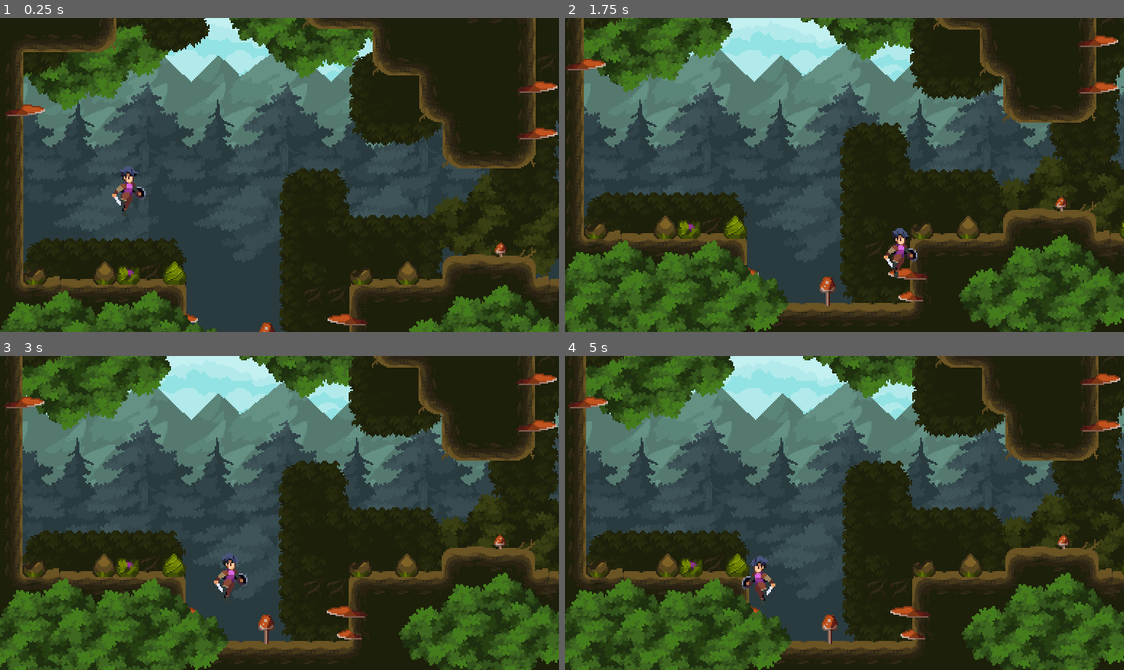
Above: before the commit, frames 1-4 (two rows, left to right).
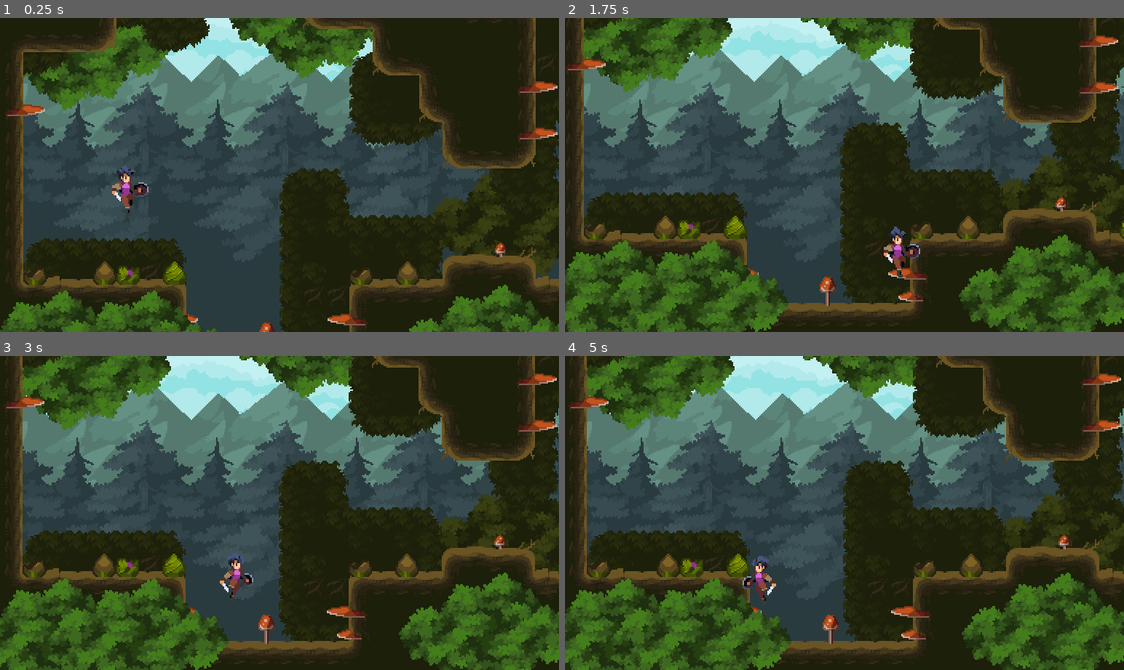
Above: after the commit, the same moments.

Repository: lan-he/brave-road-godot
Game: Godot game, scene res://word.tscn
Two runs of this game, one before a commit and one after it. Both use one fixed random seed, a clock stepped at 60 frames per second and the inputs below.
Inputs:
- Up to frame 1 (0.25 s): no input
- Up to frame 2 (1.75 s): hold K (jump) 0.53-1.28 s; hold D (move_right) from 0.53 s (still down); tap K (jump) at 1.35, 1.52 s
- Up to frame 3 (3 s): tap K (jump) at 1.82, 2.85 s; release D (move_right) at 2.03 s; hold A (move_left) 2.03-2.78 s; hold K (jump) 2.03-2.78 s; hold D (move_right) from 2.78 s (still down)
- Up to frame 4 (5 s): tap K (jump) at 3.02, 3.32, 4.35, 4.52, 4.82 s; hold K (jump) 3.53-4.28 s; release D (move_right) at 4.28 s; hold A (move_left) from 4.28 s (still down)

The runs differ from the first frame. In frame 1, 0.4% of the frame differs, in the area x 20-27%, y 46-63%; in frame 2, 0.5%; in frame 3, 0.5%; in frame 4, 1.3%, in the area x 0-100%, y 0-92%.

Commit message:
状态机

Diff:
--- a/classes/StateMachin.gd
+++ b/classes/StateMachin.gd
@@ -1,4 +1,20 @@
 class_name StateMachine
 extends Node
 
-var current_state: int
+var current_state: int = -1:
+	set(v):
+		owner.transition_state(current_state, v)
+		current_state = v
+
+func _ready() -> void:
+	await owner.ready
+	current_state = 0
+
+func _physics_process(delta: float) -> void:
+	while true:
+		var next := owner.get_next_state(current_state) as int
+		if current_state == next:
+			break
+		current_state = next
+
+	owner.tick_physics(current_state, delta)
--- a/player.gd
+++ b/player.gd
@@ -1,12 +1,22 @@
 extends CharacterBody2D
 
+enum  State {
+	IDLE,
+	RUNNING,
+	JUMP,
+	FALL,
+	LANDING
+}
+
+const GROUND_STATES := [State.IDLE, State.RUNNING]
 const RUN_SPEED = 160.0
-const FLOOR_ACCELERATION = RUN_SPEED / 0.1
+const FLOOR_ACCELERATION = RUN_SPEED / 0.05
 const AIR_ACCELERATION = RUN_SPEED / 0.02
 const JUMP_VELOCITY = -320.0
 
 # Get the gravity from the project settings to be synced with RigidBody nodes.
-var gravity = ProjectSettings.get_setting("physics/2d/default_gravity") as float
+var default_gravity = ProjectSettings.get_setting("physics/2d/default_gravity") as float
+var is_first_tick = false
 @onready var sprite_2d = $Sprite2D
 @onready var animation_player = $AnimationPlayer
 @onready var coyote_timer: Timer = $CoyoteTimer
@@ -20,7 +30,21 @@
 		if velocity.y < JUMP_VELOCITY / 2:
 			velocity.y = JUMP_VELOCITY / 2
 
-func _physics_process(delta):
+func tick_physics(state: State, delta: float) -> void:
+	match state:
+		State.IDLE:
+			move(default_gravity, delta)
+		State.RUNNING:
+			move(default_gravity, delta)
+		State.JUMP:
+			move(0.0 if is_first_tick else default_gravity, delta)
+		State.FALL:
+			move(default_gravity, delta)
+		State.LANDING:
+			stand(delta)
+	is_first_tick = false
+
+func move(gravity: float, delta: float) -> void:
 	#判断输入按键左右更改x轴的值
 	var direction := Input.get_axis("move_left","move_right")
 	#增加移动过度
@@ -28,31 +52,66 @@
 	velocity.x = move_toward(velocity.x, direction * RUN_SPEED, acceleration * delta)
 	#使玩家落地
 	velocity.y += gravity * delta
-	#检测玩家是否在地面并且按下跳 & 判断郊狼时间
+	if not is_zero_approx(direction):
+		sprite_2d.flip_h = direction < 0
+	move_and_slide()
+
+func stand( delta: float) -> void:
+	var acceleration := FLOOR_ACCELERATION if is_on_floor() else AIR_ACCELERATION
+	velocity.x = move_toward(velocity.x, 0.0, acceleration * delta)
+	#使玩家落地
+	velocity.y += default_gravity * delta
+	move_and_slide()
+
+func get_next_state(state: State) -> State:
 	var can_jump := is_on_floor() or coyote_timer.time_left > 0
 	var should_jump := can_jump and jump_request_timer.time_left > 0
 	if should_jump:
-		velocity.y = JUMP_VELOCITY
+		return State.JUMP
+
+	#判断输入按键左右更改x轴的值
+	var direction := Input.get_axis("move_left","move_right")
+	var is_still := is_zero_approx(direction) and is_zero_approx(velocity.x)
+	match state:
+		State.IDLE:
+			if not is_on_floor():
+				return State.FALL
+			if not is_still:
+				return State.RUNNING
+		State.RUNNING:
+			if not is_on_floor():
+				return State.FALL
+			if is_still:
+				return State.IDLE
+		State.JUMP:
+			if  velocity.y >= 0:
+				return State.FALL
+		State.FALL:
+			if is_on_floor():
+				return State.LANDING if is_still else State.RUNNING
+		State.LANDING:
+			if not animation_player.is_playing():
+				return State.IDLE
+	return state
+
+func transition_state(from: State, to: State) -> void:
+	if from not in GROUND_STATES and to in GROUND_STATES:
 		coyote_timer.stop()
-		jump_request_timer.stop()
-	#动画判断
-	if is_on_floor():
-		if is_zero_approx(direction) and is_zero_approx(velocity.x):
+
+	match to:
+		State.IDLE:
 			animation_player.play("idle")
-		else:
+		State.RUNNING:
 			animation_player.play("running")
-	else:
-		animation_player.play("jump")
-
-	if not is_zero_approx(direction):
-		sprite_2d.flip_h = direction < 0
-
-	var was_on_floor := is_on_floor()
-
-	move_and_slide()
-
-	if is_on_floor() != was_on_floor:
-		if was_on_floor and not should_jump:
-			coyote_timer.start()
-		else:
+		State.JUMP:
+			animation_player.play("jump")
+			velocity.y = JUMP_VELOCITY
 			coyote_timer.stop()
+			jump_request_timer.stop()
+		State.FALL:
+			animation_player.play("fall")
+			if from in GROUND_STATES:
+				coyote_timer.start()
+		State.LANDING:
+			animation_player.play("landing")
+	is_first_tick = true
--- a/player.tscn
+++ b/player.tscn
@@ -7,6 +7,86 @@
 [sub_resource type="RectangleShape2D" id="RectangleShape2D_w78f6"]
 size = Vector2(12, 30)
 
+[sub_resource type="Animation" id="Animation_gh4xw"]
+length = 0.001
+tracks/0/type = "value"
+tracks/0/imported = false
+tracks/0/enabled = true
+tracks/0/path = NodePath("Sprite2D:region_rect")
+tracks/0/interp = 1
+tracks/0/loop_wrap = true
+tracks/0/keys = {
+"times": PackedFloat32Array(0),
+"transitions": PackedFloat32Array(1),
+"update": 0,
+"values": [Rect2(56, 224, 224, 56)]
+}
+tracks/1/type = "value"
+tracks/1/imported = false
+tracks/1/enabled = true
+tracks/1/path = NodePath("Sprite2D:hframes")
+tracks/1/interp = 1
+tracks/1/loop_wrap = true
+tracks/1/keys = {
+"times": PackedFloat32Array(0),
+"transitions": PackedFloat32Array(1),
+"update": 1,
+"values": [4]
+}
+tracks/2/type = "value"
+tracks/2/imported = false
+tracks/2/enabled = true
+tracks/2/path = NodePath("Sprite2D:frame")
+tracks/2/interp = 1
+tracks/2/loop_wrap = true
+tracks/2/keys = {
+"times": PackedFloat32Array(0),
+"transitions": PackedFloat32Array(1),
+"update": 1,
+"values": [1]
+}
+
+[sub_resource type="Animation" id="Animation_41j7x"]
+resource_name = "fall"
+length = 0.4
+loop_mode = 1
+tracks/0/type = "value"
+tracks/0/imported = false
+tracks/0/enabled = true
+tracks/0/path = NodePath("Sprite2D:region_rect")
+tracks/0/interp = 1
+tracks/0/loop_wrap = true
+tracks/0/keys = {
+"times": PackedFloat32Array(0),
+"transitions": PackedFloat32Array(1),
+"update": 0,
+"values": [Rect2(56, 224, 224, 56)]
+}
+tracks/1/type = "value"
+tracks/1/imported = false
+tracks/1/enabled = true
+tracks/1/path = NodePath("Sprite2D:hframes")
+tracks/1/interp = 1
+tracks/1/loop_wrap = true
+tracks/1/keys = {
+"times": PackedFloat32Array(0),
+"transitions": PackedFloat32Array(1),
+"update": 1,
+"values": [4]
+}
+tracks/2/type = "value"
+tracks/2/imported = false
+tracks/2/enabled = true
+tracks/2/path = NodePath("Sprite2D:frame")
+tracks/2/interp = 1
+tracks/2/loop_wrap = true
+tracks/2/keys = {
+"times": PackedFloat32Array(0, 0.1, 0.2, 0.3),
+"transitions": PackedFloat32Array(1, 1, 1, 1),
+"update": 1,
+"values": [0, 1, 2, 3]
+}
+
 [sub_resource type="Animation" id="Animation_eyqvt"]
 resource_name = "idle"
 length = 0.6
@@ -89,6 +169,47 @@
 "values": [0, 1, 2, 3]
 }
 
+[sub_resource type="Animation" id="Animation_c1boy"]
+resource_name = "landing"
+length = 0.25
+step = 0.05
+tracks/0/type = "value"
+tracks/0/imported = false
+tracks/0/enabled = true
+tracks/0/path = NodePath("Sprite2D:region_rect")
+tracks/0/interp = 1
+tracks/0/loop_wrap = true
+tracks/0/keys = {
+"times": PackedFloat32Array(0),
+"transitions": PackedFloat32Array(1),
+"update": 0,
+"values": [Rect2(280, 224, 168, 56)]
+}
+tracks/1/type = "value"
+tracks/1/imported = false
+tracks/1/enabled = true
+tracks/1/path = NodePath("Sprite2D:hframes")
+tracks/1/interp = 1
+tracks/1/loop_wrap = true
+tracks/1/keys = {
+"times": PackedFloat32Array(0),
+"transitions": PackedFloat32Array(1),
+"update": 1,
+"values": [3]
+}
+tracks/2/type = "value"
+tracks/2/imported = false
+tracks/2/enabled = true
+tracks/2/path = NodePath("Sprite2D:frame")
+tracks/2/interp = 1
+tracks/2/loop_wrap = true
+tracks/2/keys = {
+"times": PackedFloat32Array(0, 0.05, 0.15),
+"transitions": PackedFloat32Array(1, 1, 1),
+"update": 1,
+"values": [0, 1, 2]
+}
+
 [sub_resource type="Animation" id="Animation_hstlw"]
 resource_name = "running"
 length = 0.8
@@ -128,126 +249,6 @@
 "transitions": PackedFloat32Array(1, 1, 1, 1, 1, 1, 1, 1),
 "update": 1,
 "values": [0, 1, 2, 3, 4, 5, 6, 7]
-}
-
-[sub_resource type="Animation" id="Animation_c1boy"]
-resource_name = "landing"
-length = 0.3
-tracks/0/type = "value"
-tracks/0/imported = false
-tracks/0/enabled = true
-tracks/0/path = NodePath("Sprite2D:region_rect")
-tracks/0/interp = 1
-tracks/0/loop_wrap = true
-tracks/0/keys = {
-"times": PackedFloat32Array(0),
-"transitions": PackedFloat32Array(1),
-"update": 0,
-"values": [Rect2(280, 224, 168, 56)]
-}
-tracks/1/type = "value"
-tracks/1/imported = false
-tracks/1/enabled = true
-tracks/1/path = NodePath("Sprite2D:hframes")
-tracks/1/interp = 1
-tracks/1/loop_wrap = true
-tracks/1/keys = {
-"times": PackedFloat32Array(0),
-"transitions": PackedFloat32Array(1),
-"update": 1,
-"values": [3]
-}
-tracks/2/type = "value"
-tracks/2/imported = false
-tracks/2/enabled = true
-tracks/2/path = NodePath("Sprite2D:frame")
-tracks/2/interp = 1
-tracks/2/loop_wrap = true
-tracks/2/keys = {
-"times": PackedFloat32Array(0, 0.1, 0.2),
-"transitions": PackedFloat32Array(1, 1, 1),
-"update": 1,
-"values": [0, 1, 2]
-}
-
-[sub_resource type="Animation" id="Animation_41j7x"]
-resource_name = "fall"
-length = 0.4
-loop_mode = 1
-tracks/0/type = "value"
-tracks/0/imported = false
-tracks/0/enabled = true
-tracks/0/path = NodePath("Sprite2D:region_rect")
-tracks/0/interp = 1
-tracks/0/loop_wrap = true
-tracks/0/keys = {
-"times": PackedFloat32Array(0),
-"transitions": PackedFloat32Array(1),
-"update": 0,
-"values": [Rect2(56, 224, 224, 56)]
-}
-tracks/1/type = "value"
-tracks/1/imported = false
-tracks/1/enabled = true
-tracks/1/path = NodePath("Sprite2D:hframes")
-tracks/1/interp = 1
-tracks/1/loop_wrap = true
-tracks/1/keys = {
-"times": PackedFloat32Array(0),
-"transitions": PackedFloat32Array(1),
-"update": 1,
-"values": [4]
-}
-tracks/2/type = "value"
-tracks/2/imported = false
-tracks/2/enabled = true
-tracks/2/path = NodePath("Sprite2D:frame")
-tracks/2/interp = 1
-tracks/2/loop_wrap = true
-tracks/2/keys = {
-"times": PackedFloat32Array(0, 0.1, 0.2, 0.3),
-"transitions": PackedFloat32Array(1, 1, 1, 1),
-"update": 1,
-"values": [0, 1, 2, 3]
-}
-
-[sub_resource type="Animation" id="Animation_gh4xw"]
-length = 0.001
-tracks/0/type = "value"
-tracks/0/imported = false
-tracks/0/enabled = true
-tracks/0/path = NodePath("Sprite2D:region_rect")
-tracks/0/interp = 1
-tracks/0/loop_wrap = true
-tracks/0/keys = {
-"times": PackedFloat32Array(0),
-"transitions": PackedFloat32Array(1),
-"update": 0,
-"values": [Rect2(56, 224, 224, 56)]
-}
-tracks/1/type = "value"
-tracks/1/imported = false
-tracks/1/enabled = true
-tracks/1/path = NodePath("Sprite2D:hframes")
-tracks/1/interp = 1
-tracks/1/loop_wrap = true
-tracks/1/keys = {
-"times": PackedFloat32Array(0),
-"transitions": PackedFloat32Array(1),
-"update": 1,
-"values": [4]
-}
-tracks/2/type = "value"
-tracks/2/imported = false
-tracks/2/enabled = true
-tracks/2/path = NodePath("Sprite2D:frame")
-tracks/2/interp = 1
-tracks/2/loop_wrap = true
-tracks/2/keys = {
-"times": PackedFloat32Array(0),
-"transitions": PackedFloat32Array(1),
-"update": 1,
-"values": [1]
 }
 
 [sub_resource type="AnimationLibrary" id="AnimationLibrary_atax8"]
Not shown, changed: .DS_Store
Not shown, changed: assets/.DS_Store
